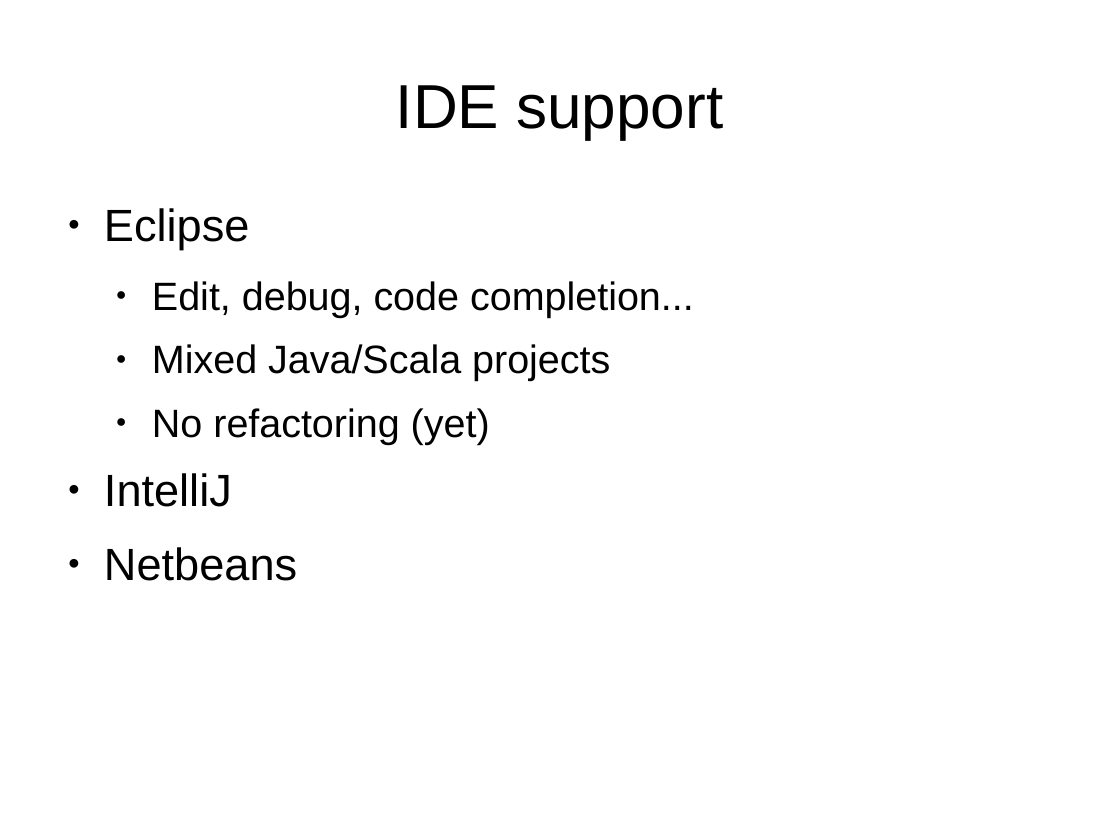
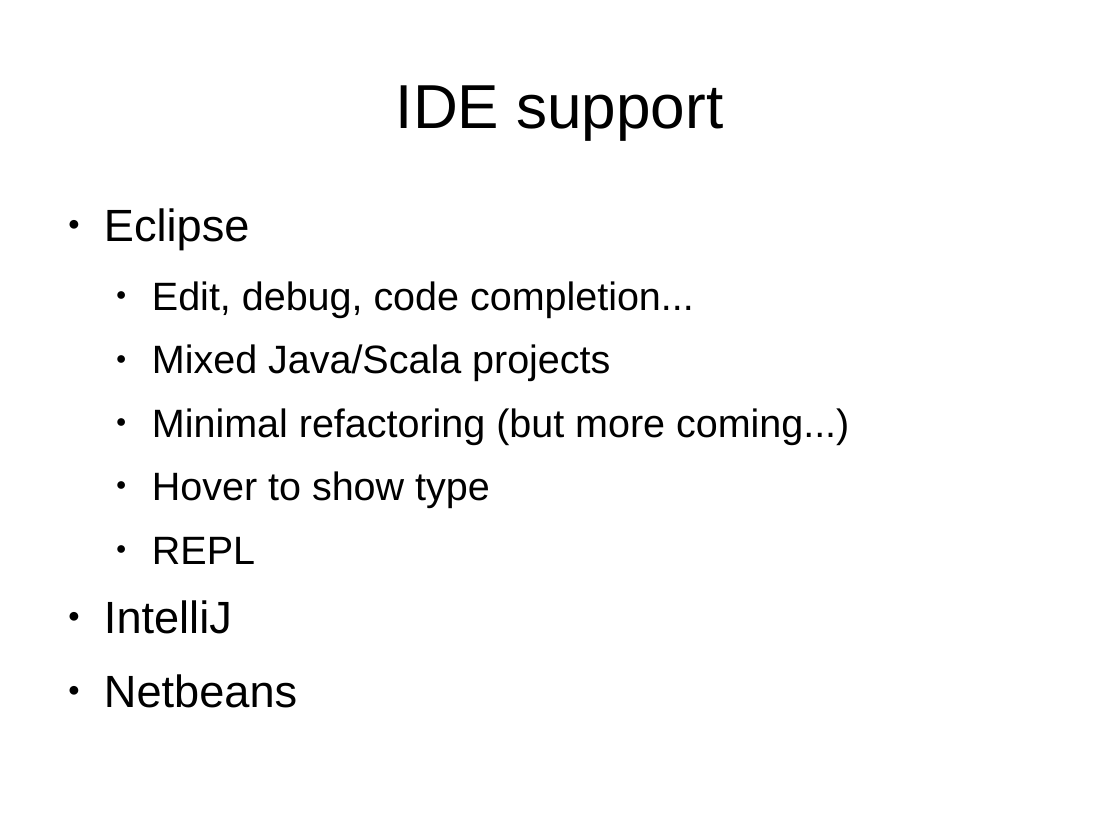
Before and after one commit to kaesler/ScalaTalk, a slide deck: slide 44 of my_slides/ScalaTalk.odp. Drawn at 1120x840 pixels with LibreOffice and Linux fonts; fonts in the diff are those of the drawing; background and template pictures are left out. Boxes give left, top, right and bottom in pixels: in the first picture for what was removed or moved away, otherwise in the second. Text is boxed around its words. In the diff, an @@ line names an element or a change of style, - is before the commit and + after.

```diff
--- a/my_slides/ScalaTalk.odp
+++ b/my_slides/ScalaTalk.odp
@@ text at bbox=[152, 408, 849, 564]: text changed @@
-  ● No refactoring (yet)
+  ● Minimal refactoring (but more coming...)
+  ● Hover to show type
+  ● REPL
```
Also in this commit, not shown: 9 other slides changed, 5 slides added, 1 slide removed.
